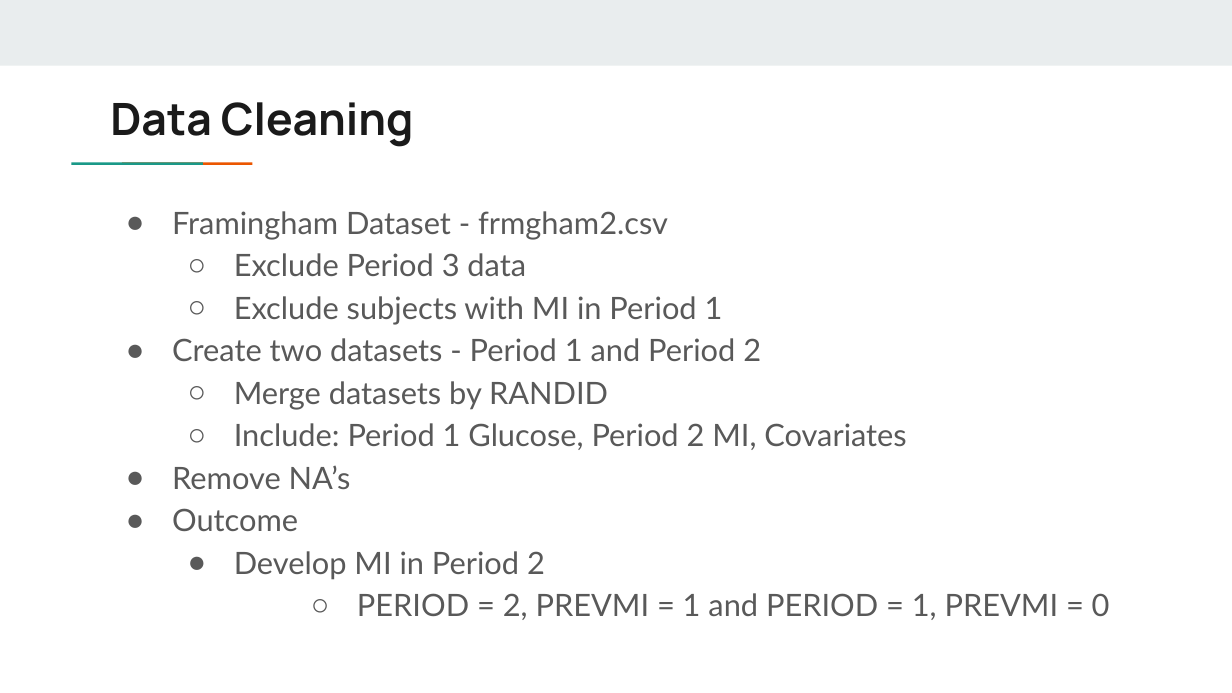
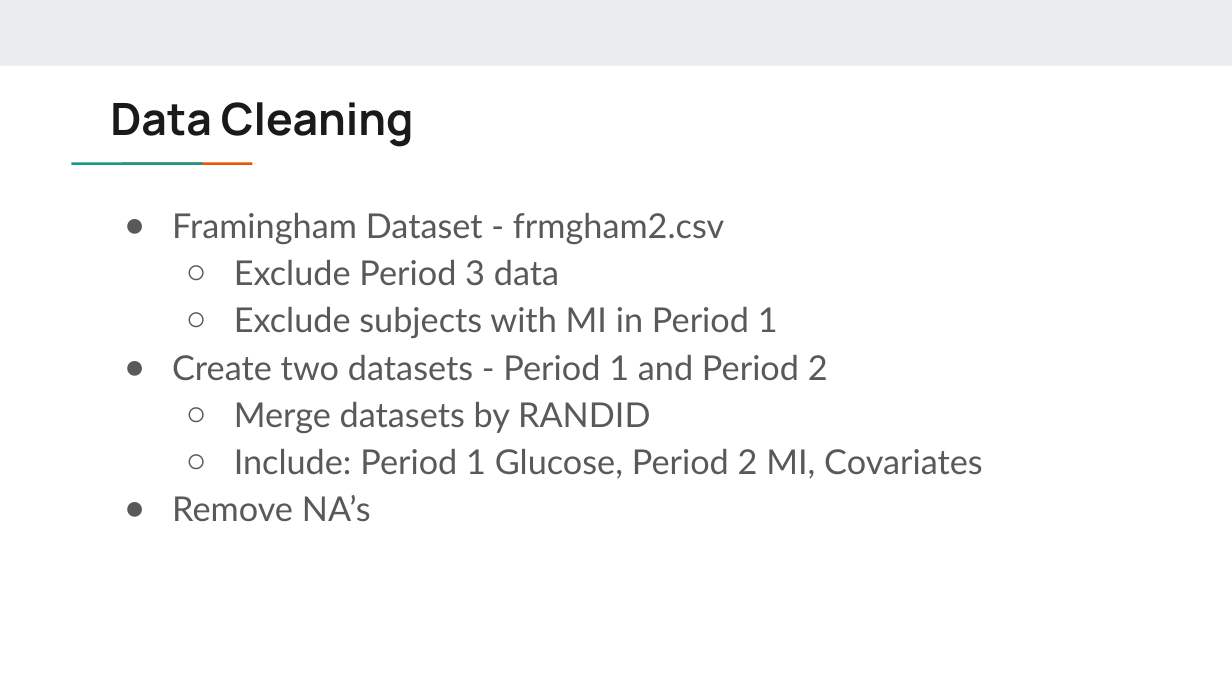
Before and after one commit to zrfrere/706_Glucose_vs_MI, a slide deck: slide 4 of Project 5_powerpoint.pptx. Drawn at 1232x693 pixels with LibreOffice and Linux fonts; fonts in the diff are those of the drawing. Boxes give left, top, right and bottom in pixels: in the first picture for what was removed or moved away, otherwise in the second. Text is boxed around its words. In the diff, an @@ line names an element or a change of style, - is before the commit and + after.

```diff
--- a/Project 5_powerpoint.pptx
+++ b/Project 5_powerpoint.pptx
@@ text "Framingham Dataset - frmgham2.csv" at (172, 213, 983, 522): size 18 to 20 pt; indent changed @@
@@ text at (172, 508, 1110, 620): paragraphs removed @@
-● Outcome
-● Develop MI in Period 2
-  ○ PERIOD = 2, PREVMI = 1 and PERIOD = 1, PREVMI = 0
```
Also in this commit, not shown: 4 other slides changed, 4 slides added, 1 slide removed.
